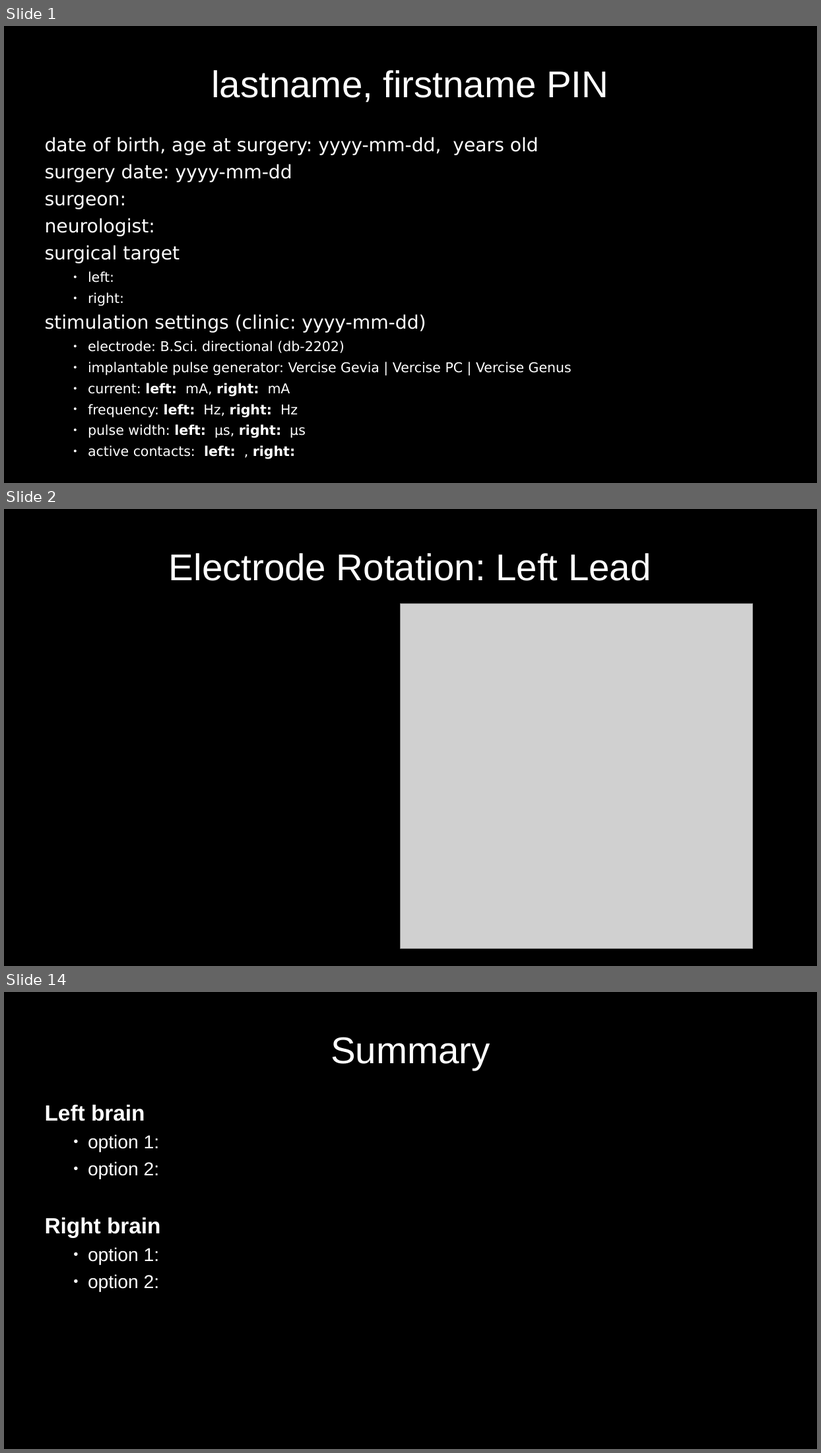
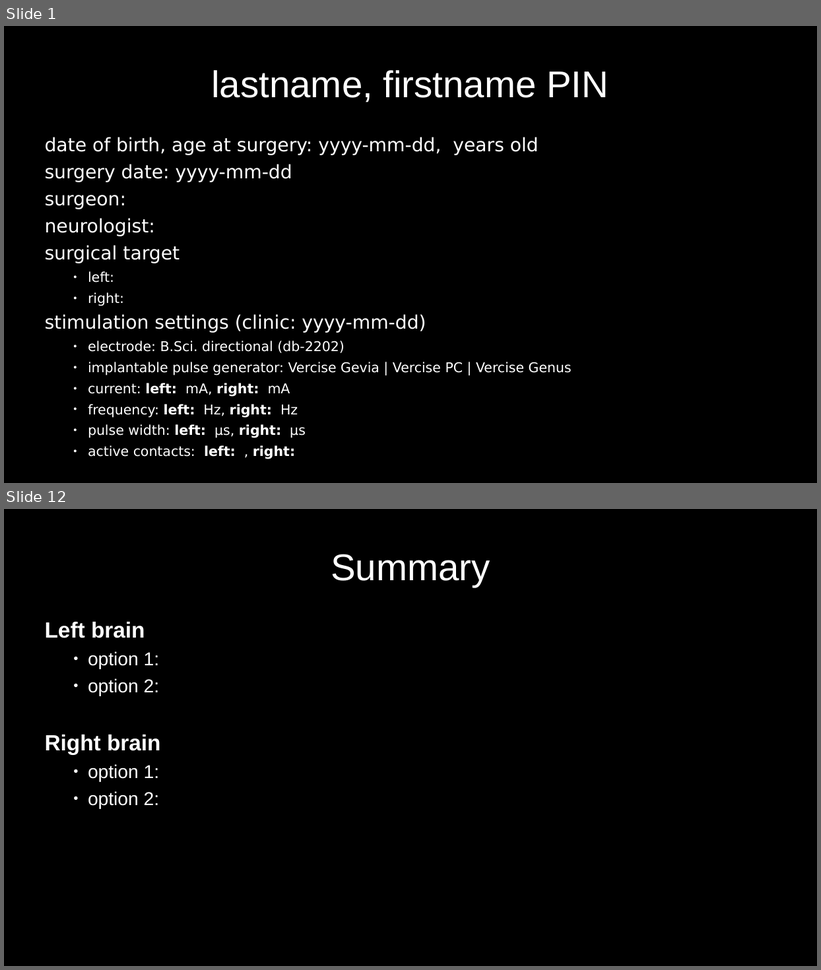
Before and after one commit to greydongilmore/clinical_dicom2bids_smk, a slide deck: resources/bsci_nonlin_reconstructions.odp. Shown one above the other, each under a label of ours: slides 1, 2 and 14 before the commit, slides 1 and 12 after it; the slides between them are not shown. The pictures are 821x1453 and 821x970 pixels, drawn with LibreOffice and Linux fonts; fonts in the diff are those of the drawing; grey boxes stand for pictures. Boxes give left, top, right and bottom in pixels: in the first picture for what was removed or moved away, otherwise in the second. Text is boxed around its words. In the diff, an @@ line names an element or a change of style, - is before the commit and + after.

```diff
--- a/resources/bsci_nonlin_reconstructions.odp
+++ b/resources/bsci_nonlin_reconstructions.odp
@@ slide 2 removed at bbox=[4, 509, 817, 966], background #000000 @@
@@ title removed at bbox=[169, 553, 651, 581] @@
-Electrode Rotation: Left Lead
@@ picture removed at bbox=[401, 603, 753, 949] @@
@@ what was slide 14 is now slide 12 @@
```
Also in this commit, not shown: 10 slides changed, 1 other slide removed, 3 other files.
